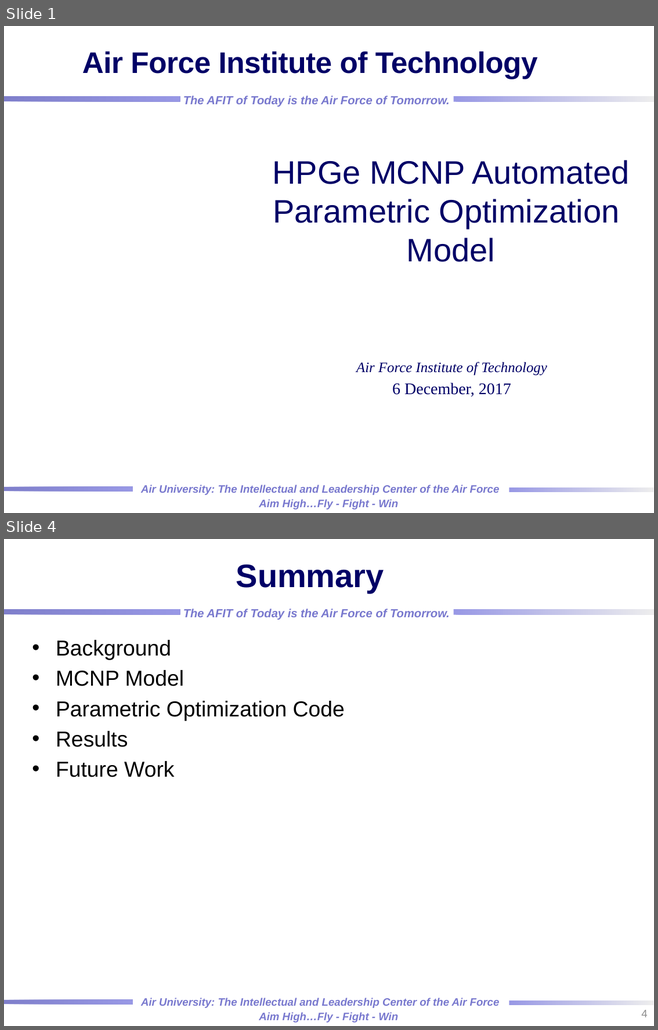
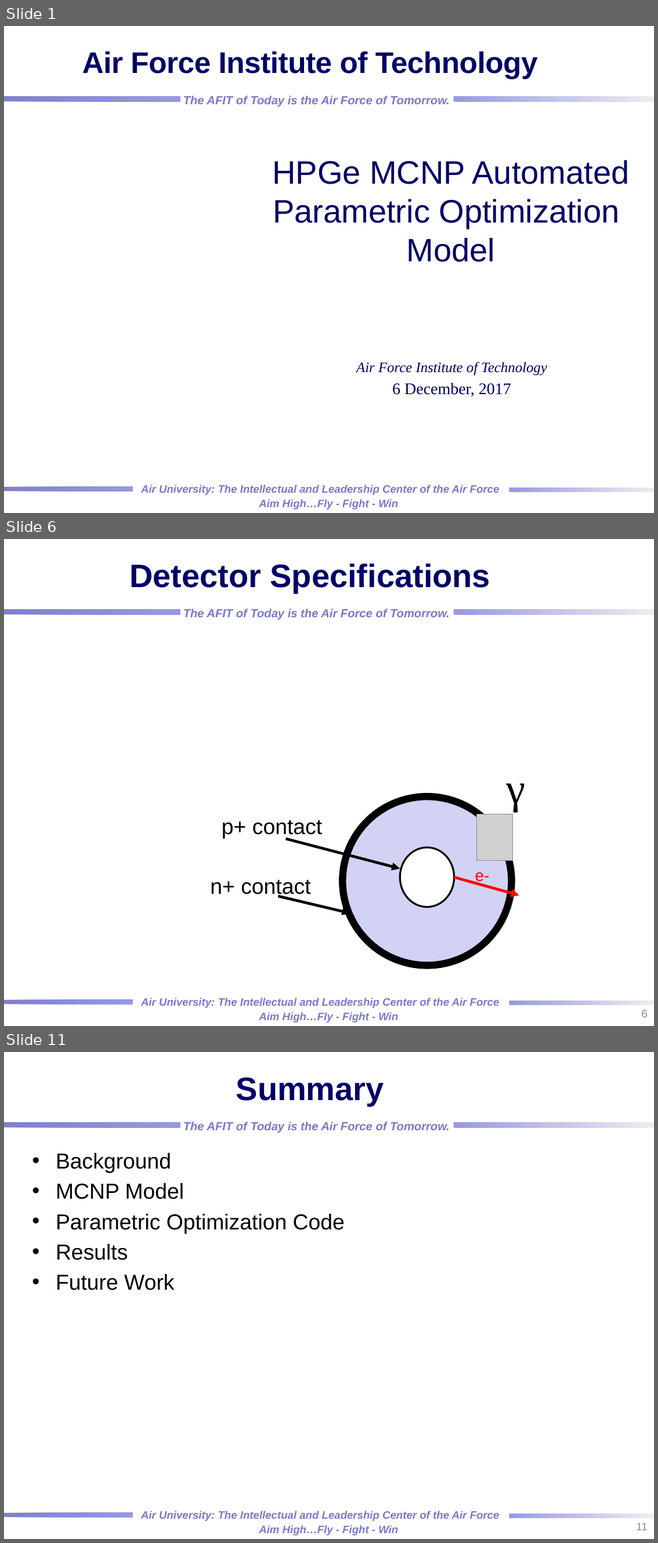
Before and after one commit to rtorzilli/GeDetector-Project, a slide deck: Report/HPGe_Automation Optimization_MCNP_Model.pptx. Shown one above the other, each under a label of ours: slides 1 and 4 before the commit, slides 1, 6 and 11 after it; the slides between them are not shown. The pictures are 658x1030 and 658x1543 pixels, drawn with LibreOffice and Linux fonts; fonts in the diff are those of the drawing; grey boxes stand for pictures; background and template pictures are left out. Boxes give left, top, right and bottom in pixels: in the first picture for what was removed or moved away, otherwise in the second. Text is boxed around its words. In the diff, an @@ line names an element or a change of style, - is before the commit and + after.

```diff
--- a/Report/HPGe_Automation Optimization_MCNP_Model.pptx
+++ b/Report/HPGe_Automation Optimization_MCNP_Model.pptx
@@ slide 6 added at bbox=[4, 539, 654, 1026], background picture (left out); not listed: 7 template elements that a slide beside it also shows @@
@@ title added at bbox=[129, 563, 490, 592], 36 pt, text #000066, bold @@
+Detector Specifications
@@ ellipse added at bbox=[339, 794, 514, 969], fill #000000, outline #000000 0.75 pt @@
@@ text added at bbox=[506, 783, 525, 812], 48 pt, text #000000 @@
+γ
@@ ellipse added at bbox=[346, 800, 508, 962], fill #D2D2F4, outline #000000 0.75 pt @@
@@ picture added at bbox=[476, 815, 513, 860] @@
@@ text added at bbox=[221, 820, 322, 839], 24 pt, text #000000 @@
+p+ contact
@@ arrow added from (286, 839) to (400, 869), #000000 3 pt @@
@@ ellipse added at bbox=[400, 848, 453, 907], fill #FFFFFF, outline #000000 2 pt @@
@@ text added at bbox=[210, 880, 310, 898], 24 pt, text #000000 @@
+n+ contact
@@ arrow added from (453, 878) to (518, 896), #FF0000 3 pt @@
@@ text added at bbox=[475, 873, 489, 884], 18 pt, text #FF0000 @@
+e-
@@ arrow added from (278, 896) to (350, 913), #000000 3 pt @@
@@ page number added at bbox=[641, 1010, 647, 1017], 12 pt, text #8C8C8C @@
+6
@@ what was slide 4 is now slide 11 @@
@@ page number at bbox=[636, 1523, 647, 1530]: text changed @@
-4
+11
```
Also in this commit, not shown: 2 slides changed, 9 other slides added, 6 other files.
